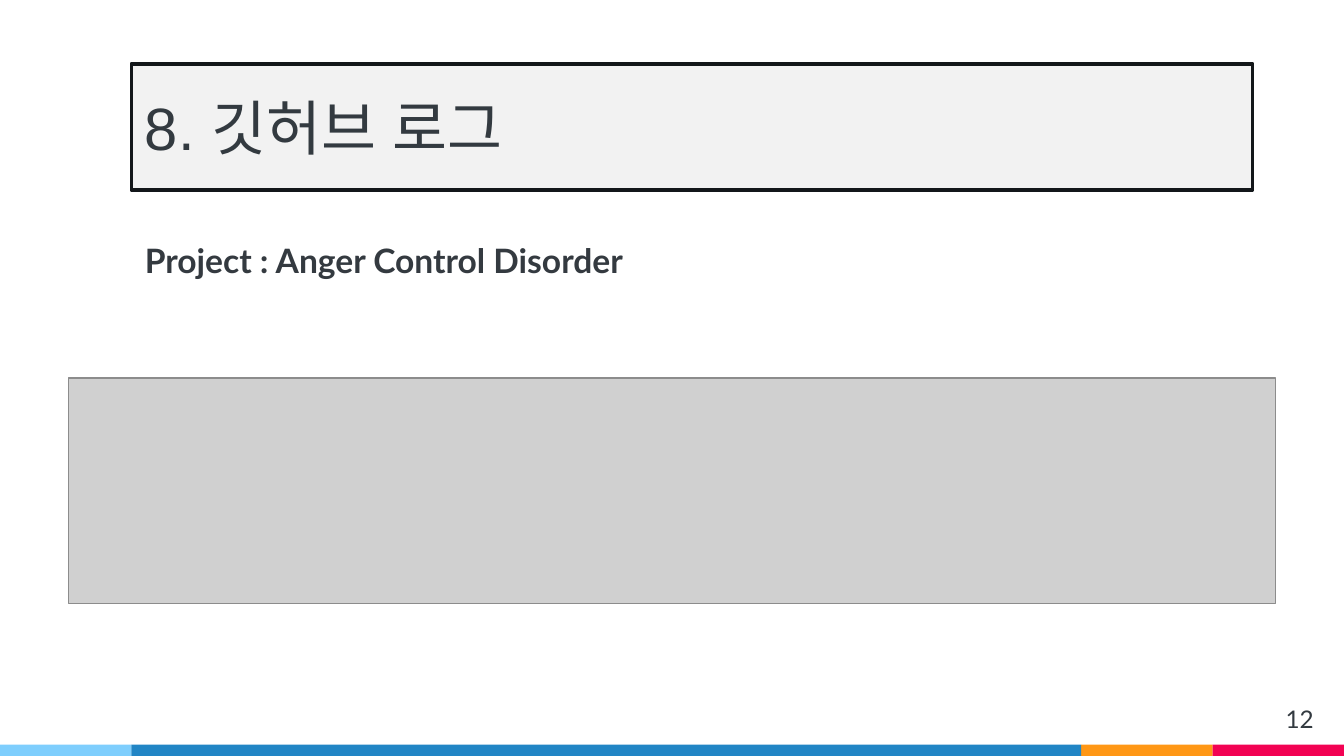
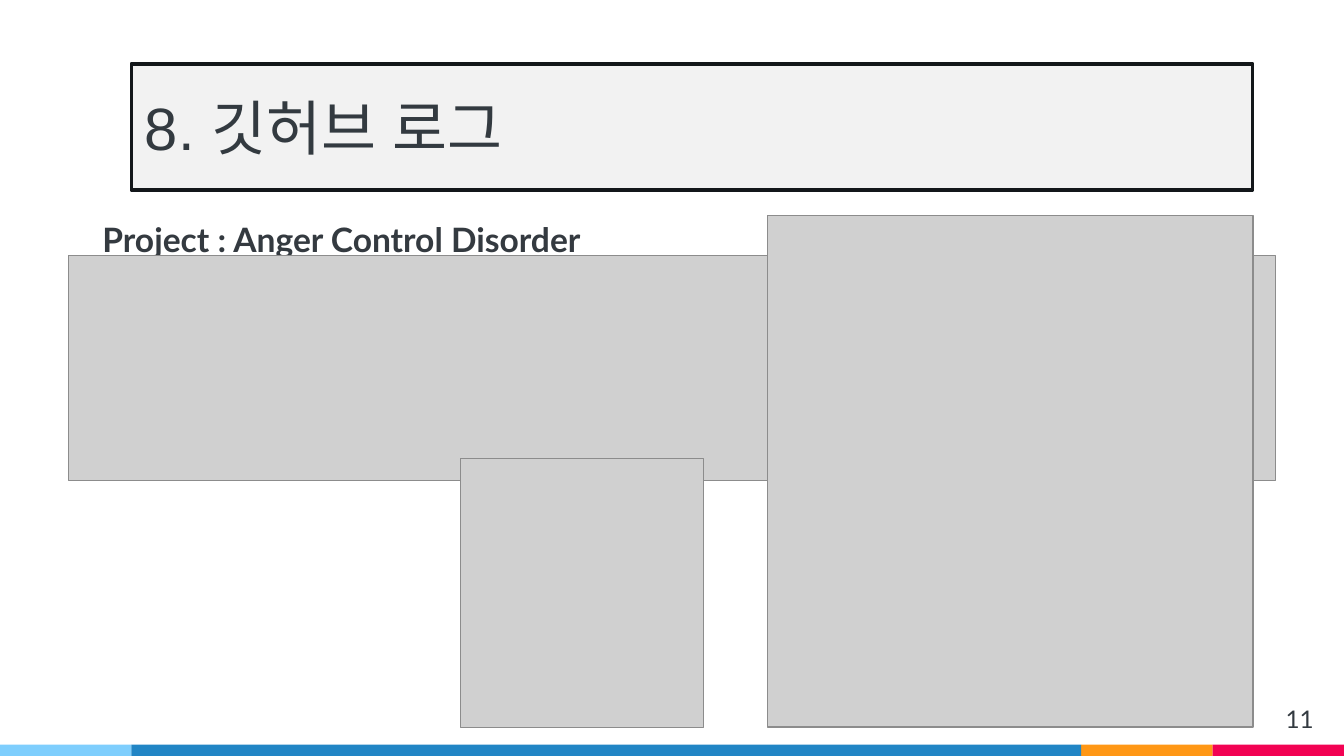
Before and after one commit to wsj2681/Anger_Control_Disoder, a slide deck: slide 11 of Capstone Design/발표자료/중간발표/v2.pptx (slide 12 before the commit). Drawn at 1344x756 pixels with LibreOffice and Linux fonts; fonts in the diff are those of the drawing; grey boxes stand for pictures. Boxes give left, top, right and bottom in pixels: in the first picture for what was removed or moved away, otherwise in the second. Text is boxed around its words. In the diff, an @@ line names an element or a change of style, - is before the commit and + after.

```diff
--- a/Capstone Design/발표자료/중간발표/v2.pptx
+++ b/Capstone Design/발표자료/중간발표/v2.pptx
@@ text "Project : Anger Control Disorder" moved from (x1=145, y1=248, x2=622, y2=279) to (x1=102, y1=227, x2=580, y2=258) @@
@@ picture added at (x1=767, y1=215, x2=1253, y2=727) @@
@@ picture moved from (x1=69, y1=378, x2=1275, y2=603) to (x1=69, y1=255, x2=1275, y2=481) @@
@@ picture added at (x1=461, y1=458, x2=704, y2=727) @@
@@ page number at (x1=1286, y1=710, x2=1314, y2=728): text changed @@
-12
+11
```
Also in this commit, not shown: 6 other slides changed, 1 slide removed, 5 other files.
